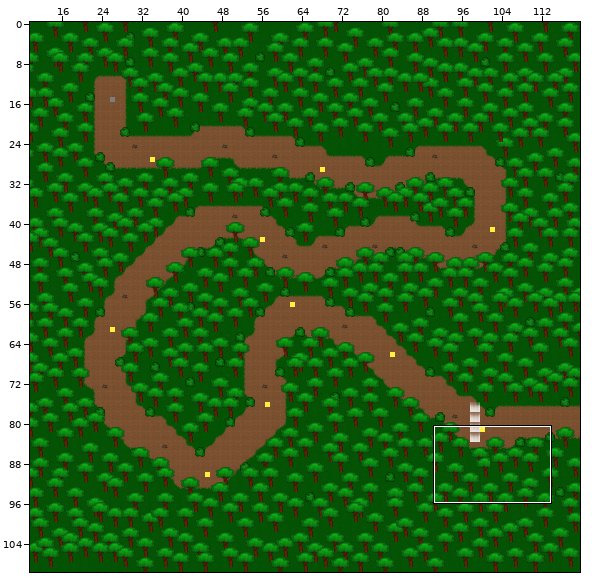
An edit to a level. Tiled map, Level 1.tmx. Above, an overview of the earlier version with the close-up marked.
Close-up. Old version:
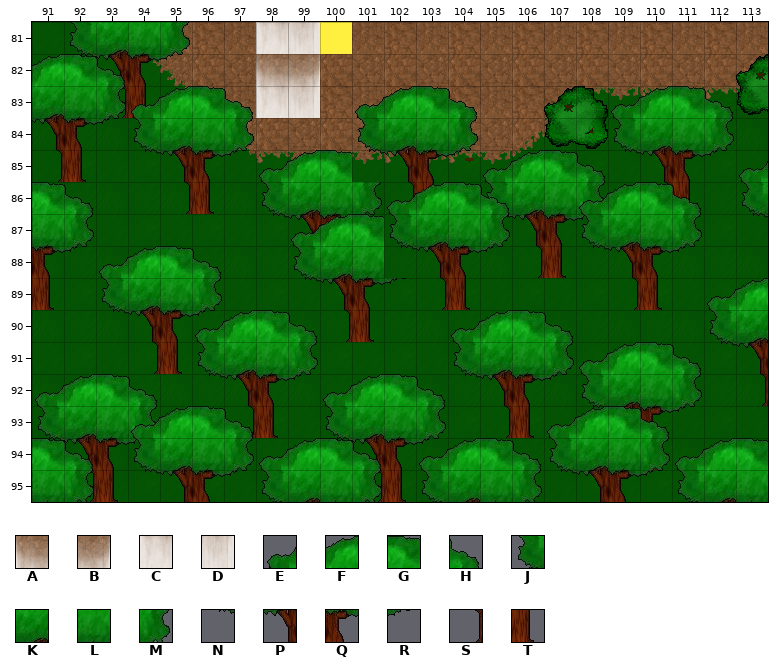
Cells are 32x32 px. Shown: x 91..113, y 81..95.
Key: from "Exit": A 0, B 1, C 2, D 3; from "Oak": E 0, F 1, G 2, H 3, J 4, K 5, L 6, M 7, N 8, P 9, Q 10, R 11, S 13, T 14.
_ is an empty cell, # one hidden under a higher layer.
Layers that did not change in this view are not listed.
Layer "Trees b" before, first column x 91:
81 _______________________
82 FGH____________________
83 KLMEFGH___EFGH____EFGH_
84 PQRJKLM___JKLM____JKLM_
85 ST_NPQREFGNPQREFGHNPQRE
86 ____ST_JKLMST_JKLM_ST_J
87 _______NPQR___NPQR____N
88 ________S#_____ST______
89 _______________________
90 _______________________
91 _______________________
92 _______________________
93 ___EFGH_________EFGH___
94 GH_JKLMEFGH_EFGHJKLMEFG
95 LM_NPQRJKLM_JKLMNPQRJKL
Layer "Trees c + Exit" before, first column x 91:
81 _______CD______________
82 _______AB______________
83 _______CD______________
84 _______________________
85 _______________________
86 GH_________EFGH__EFGH__
87 LM______EFGJKLM__JKLM__
88 QREFGH__JKLNPQR__NPQR__
89 T_JKLM__NPQRST____ST___
90 __NPQR___ST____________
91 ___ST__________________
92 _______________________
93 _______________________
94 _______________________
95 _______________________
The same view after the edit:
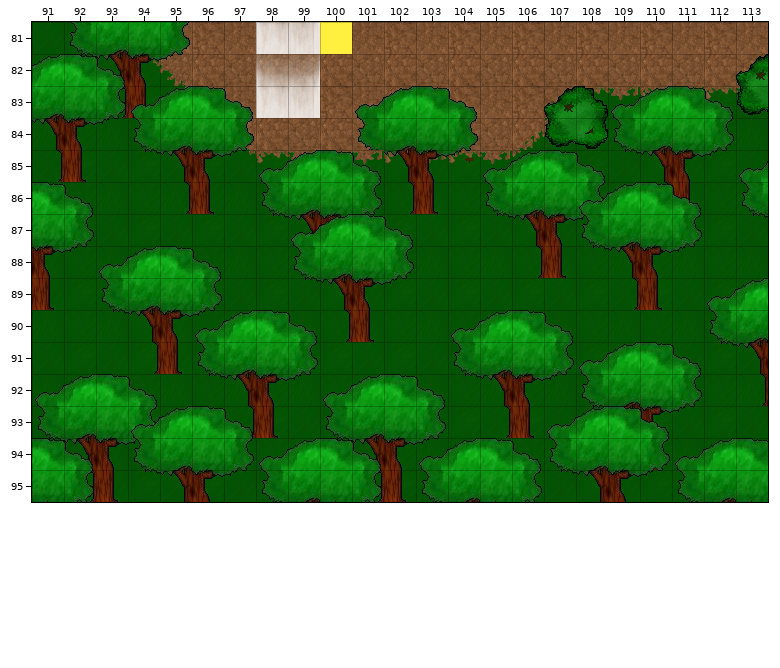
See-through tiles are keyed as they look on the map.
Log entry: fix messed up oak tree
Changes in this commit:
Changed rows in their new state; . is an unchanged cell.
Layer "Trees b":
first column x 101:
85 H
Layer "Trees c + Exit":
first column x 102:
86 ____
87 H___
88 M___
89 .__.
Changed places in both close-ups, as pixel boxes (x1, y1, x2, y2):
changed: (352, 150, 510, 310)
